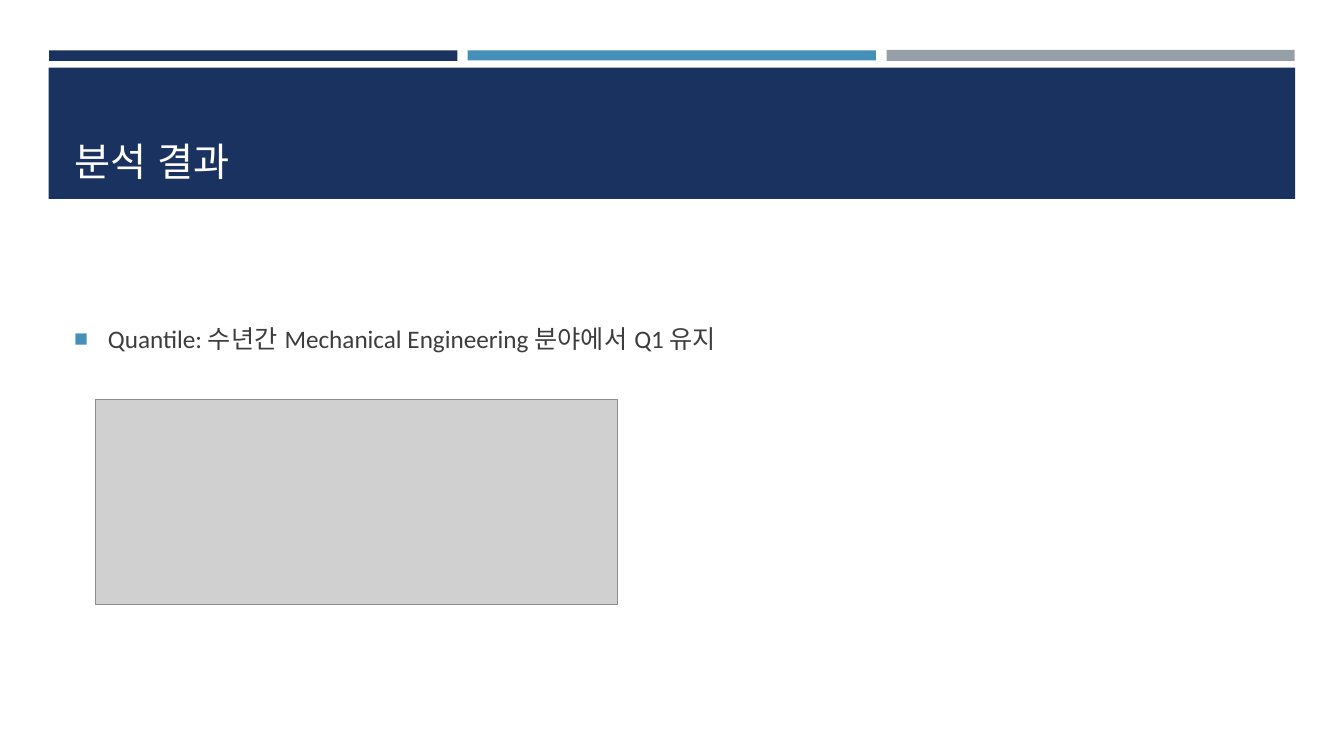
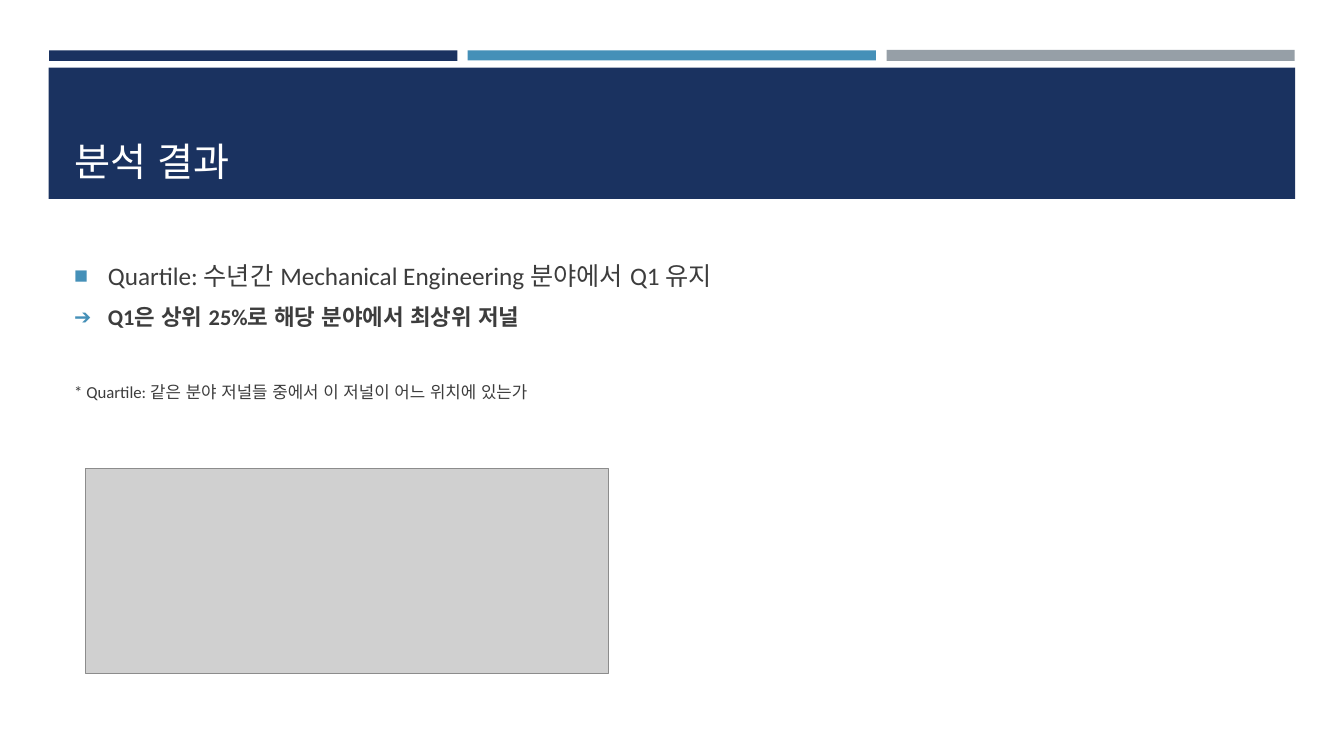
Before and after one commit to dbsdn541-ui/CSE--, a slide deck: slide 5 of CFD_저널 분석 ppt.pptx. Drawn at 1344x756 pixels with LibreOffice and Linux fonts; fonts in the diff are those of the drawing; grey boxes stand for pictures. Boxes give left, top, right and bottom in pixels: in the first picture for what was removed or moved away, otherwise in the second. Text is boxed around its words. In the diff, an @@ line names an element or a change of style, - is before the commit and + after.

```diff
--- a/CFD_저널 분석 ppt.pptx
+++ b/CFD_저널 분석 ppt.pptx
@@ text at bbox=[86, 264, 711, 400]: text changed @@
-■ Quantile: 수년간 Mechanical Engineering 분야에서 Q1 유지
+■ Quartile: 수년간 Mechanical Engineering 분야에서 Q1 유지
+➔ Q1은 상위 25%로 해당 분야에서 최상위 저널
+* Quartile: 같은 분야 저널들 중에서 이 저널이 어느 위치에 있는가
@@ picture: place and size @@
-picture at bbox=[96, 400, 618, 605]
+picture at bbox=[86, 469, 608, 674]
```
Also in this commit, not shown: 9 other slides changed, 2 slides added.
